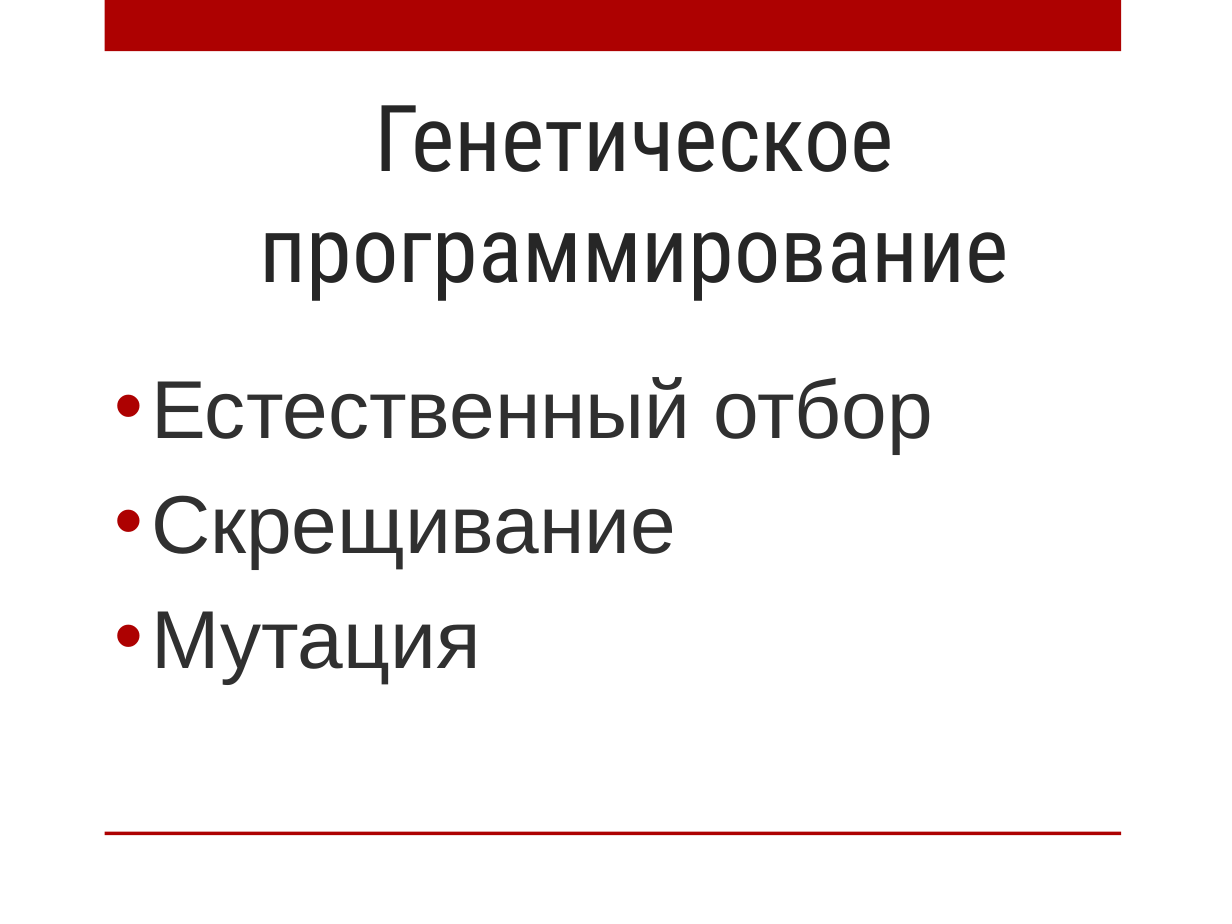
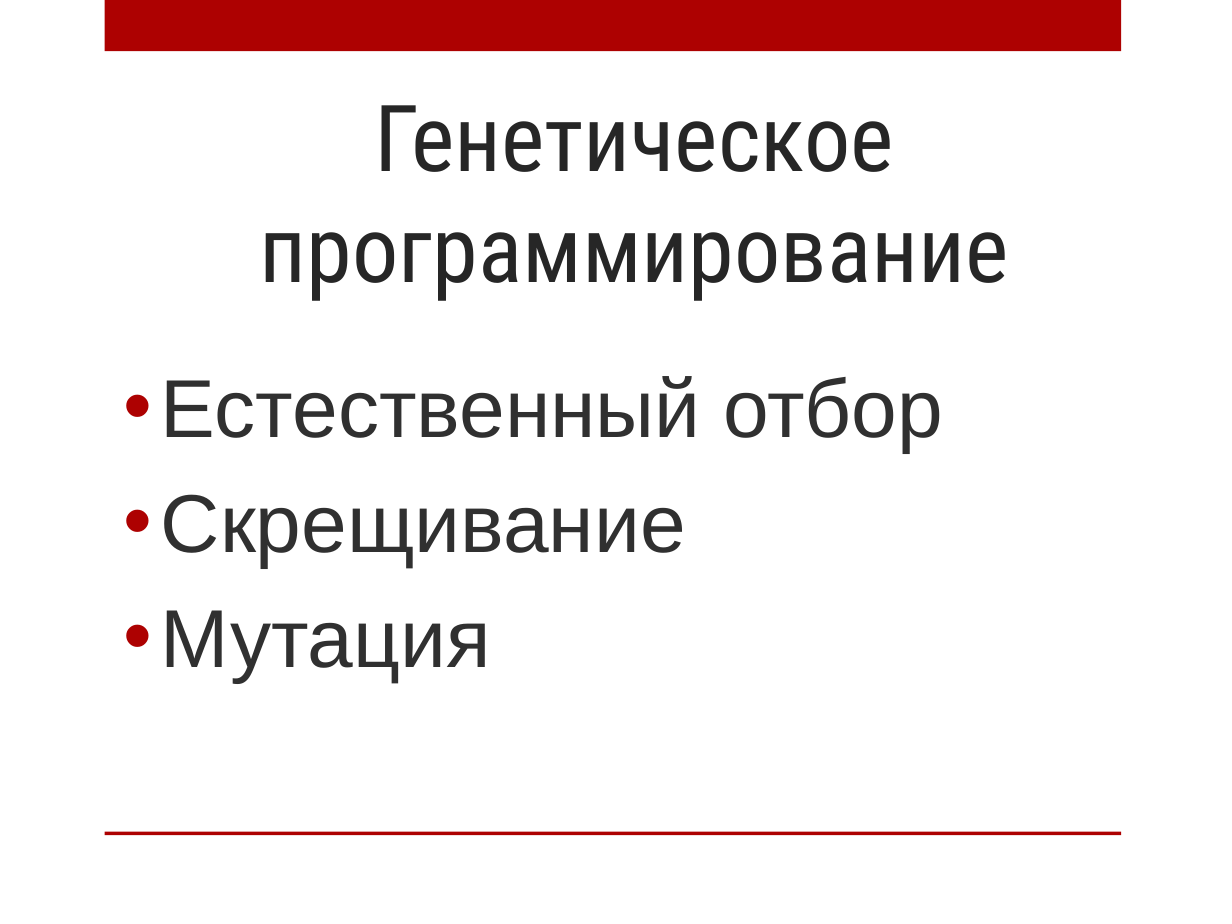
Before and after one commit to AnnaIbakaeva/Genetic, a slide deck: slide 14 of Диплом/Магистратура.Ибакаева.pptx. Drawn at 1232x924 pixels with LibreOffice and Linux fonts; fonts in the diff are those of the drawing; background and template pictures are left out. Boxes give left, top, right and bottom in pixels: in the first picture for what was removed or moved away, otherwise in the second. Text is boxed around its words. In the diff, an @@ line names an element or a change of style, - is before the commit and + after.

```diff
--- a/Диплом/Магистратура.Ибакаева.pptx
+++ b/Диплом/Магистратура.Ибакаева.pptx
@@ text "Естественный отбор": place and size @@
-text "Естественный отбор" at [151, 377, 934, 683]
+text "Естественный отбор" at [161, 376, 943, 683]
```
Also in this commit, not shown: 8 other slides changed, 1 slide added, 1 slide removed, 1 other file.
